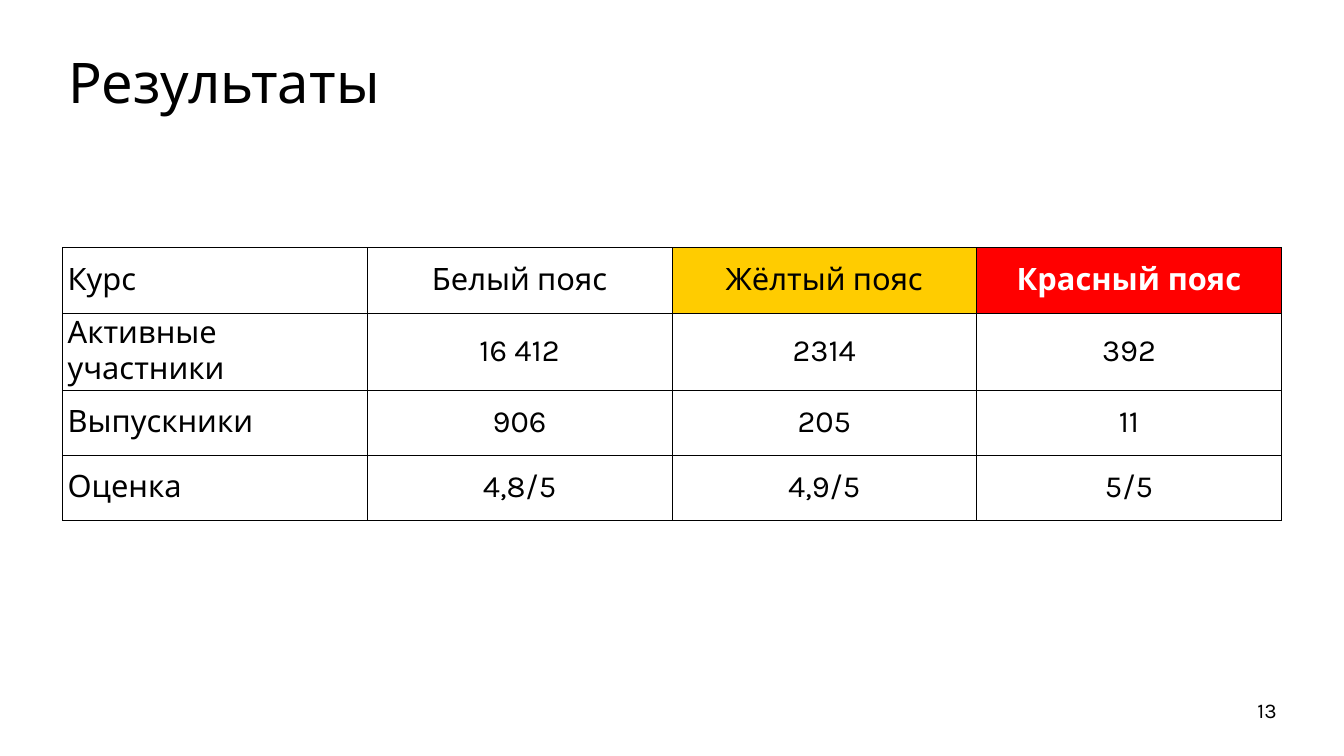
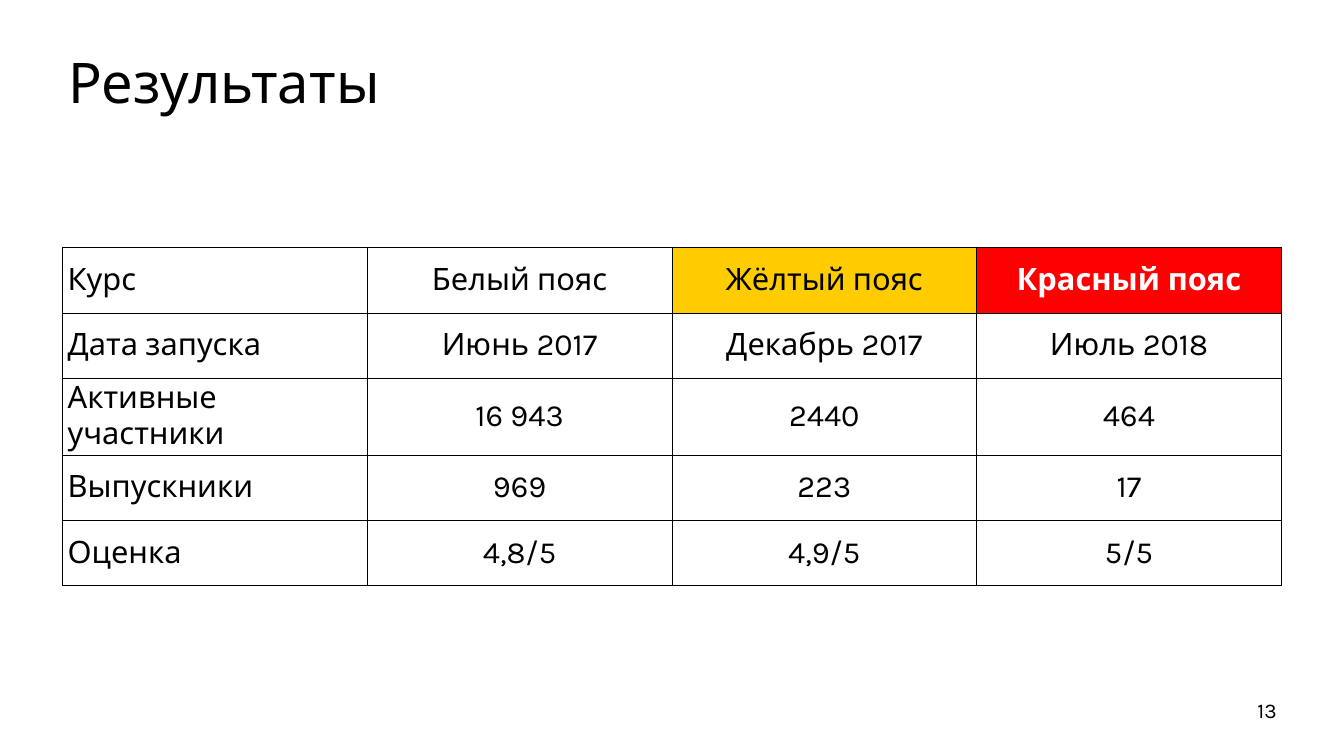
Before and after one commit to ishfb/cpprus18, a slide deck: slide 13 of slides.pptx. Drawn at 1344x756 pixels with LibreOffice and Linux fonts; fonts in the diff are those of the drawing. Boxes give left, top, right and bottom in pixels: in the first picture for what was removed or moved away, otherwise in the second. Text is boxed around its words. In the diff, an @@ line names an element or a change of style, - is before the commit and + after.

Commit message:
Добавил в презентацию даты запуска курсов, а также обновил статистику

```diff
--- a/slides.pptx
+++ b/slides.pptx
@@ table at box(63, 248, 1282, 574) @@
-row 2: Активные участники | 16 412 | 2314 | 392
-row 3: Выпускники | 906 | 205 | 11
+row 2: Дата запуска | Июнь 2017 | Декабрь 2017 | Июль 2018
+row 3: Активные участники | 16 943 | 2440 | 464
+row 4: Выпускники | 969 | 223 | 17
```
Also in this commit, not shown: 1 other file.
